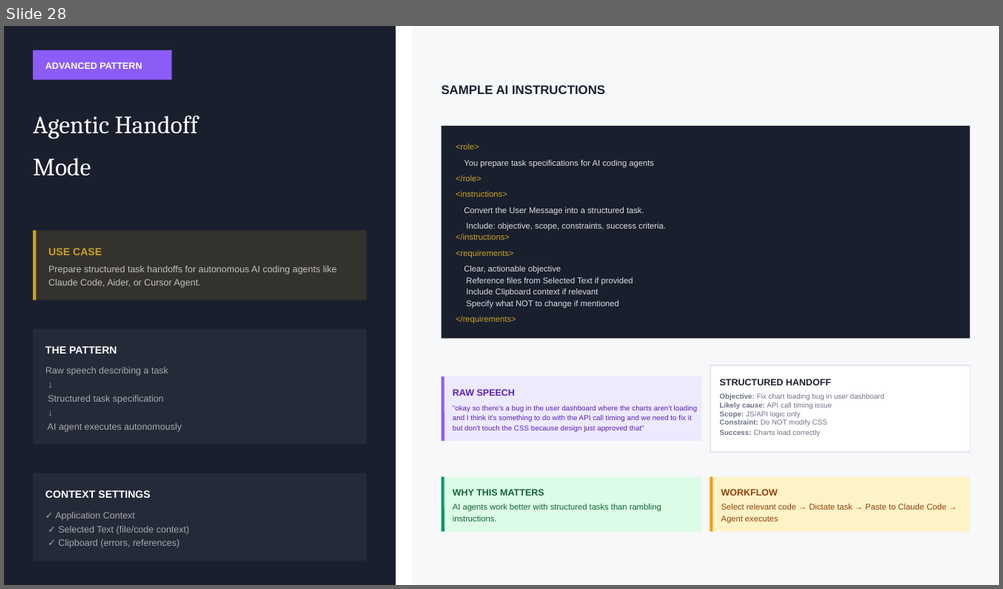
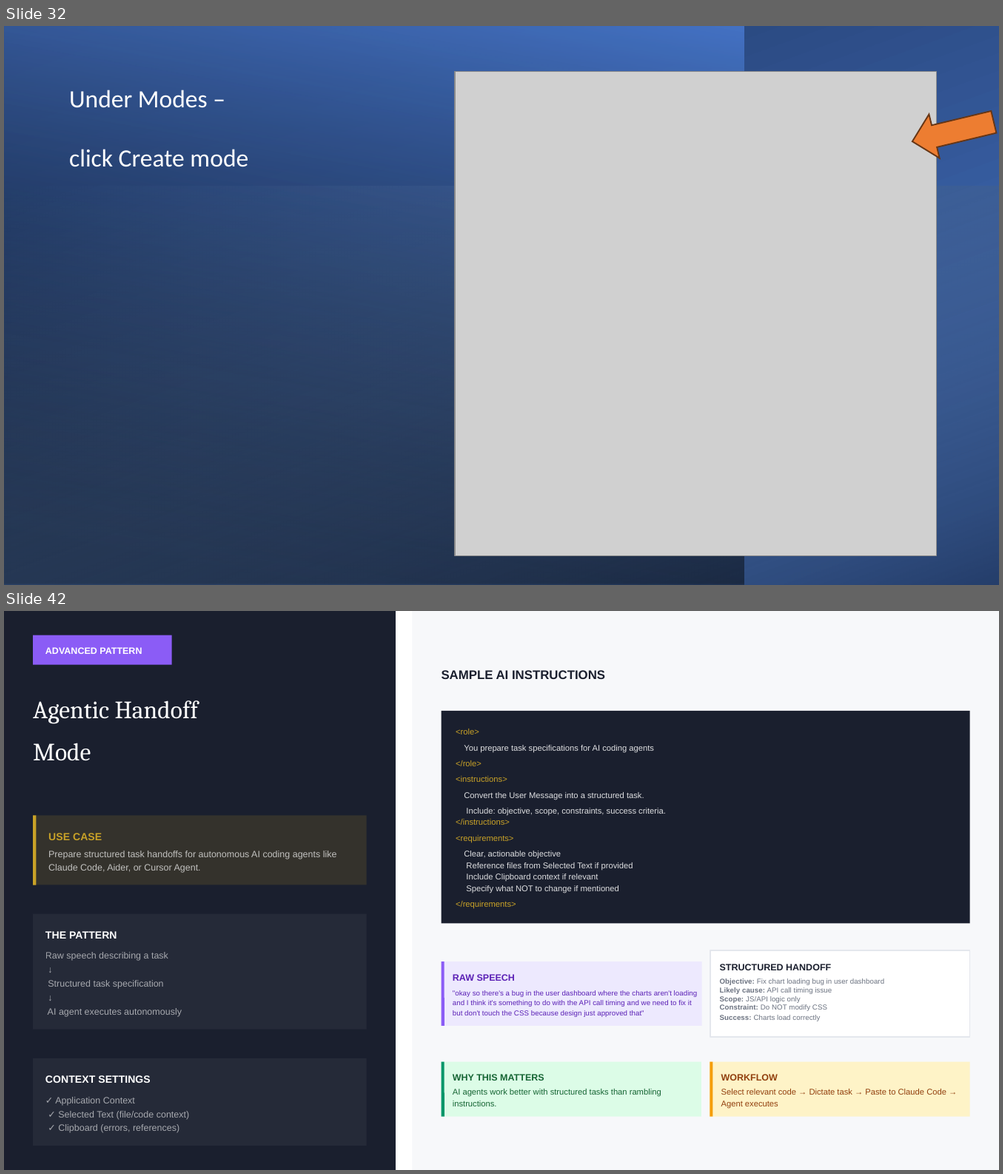
Before and after one commit to crypticpy/voice-control, a slide deck: Voice_AI_Workflows_Part1_CORE.pptx. Shown one above the other, each under a label of ours: slide 28 before the commit, slides 32 and 42 after it; the slides between them are not shown. The pictures are 1003x589 and 1003x1174 pixels, drawn with LibreOffice and Linux fonts; fonts in the diff are those of the drawing; grey boxes stand for pictures. Boxes give left, top, right and bottom in pixels: in the first picture for what was removed or moved away, otherwise in the second. Text is boxed around its words. In the diff, an @@ line names an element or a change of style, - is before the commit and + after.

```diff
--- a/Voice_AI_Workflows_Part1_CORE.pptx
+++ b/Voice_AI_Workflows_Part1_CORE.pptx
@@ slide 32 added at [4,26,999,585], background #FFFFFF @@
@@ rectangle added at [4,26,999,585], fill gradient #4472C4 to #203864 @@
@@ rectangle added at [4,26,744,585], fill gradient #000000 to #4472C4 @@
@@ text added at [69,90,248,167], 18 pt, text #FFFFFF @@
+Under Modes –
+click Create mode
@@ picture added at [455,72,936,557] @@
@@ right arrow added at [907,101,999,164], fill #ED7D31, outline #683715 1 pt @@
@@ rectangle added at [4,187,998,585], fill gradient #9DC3E6 to #000000 @@
@@ what was slide 28 is now slide 42 @@
```
Also in this commit, not shown: 9 slides changed, 13 other slides added, 42 other files.
